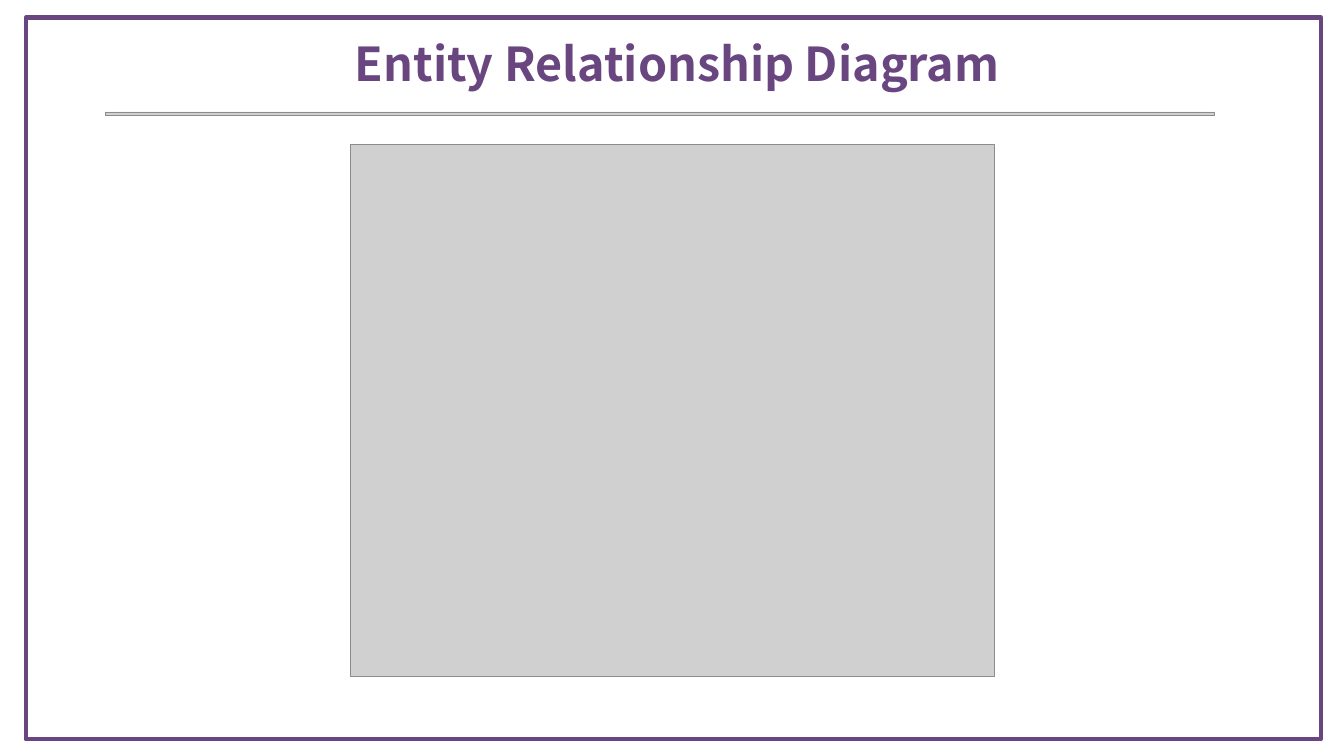
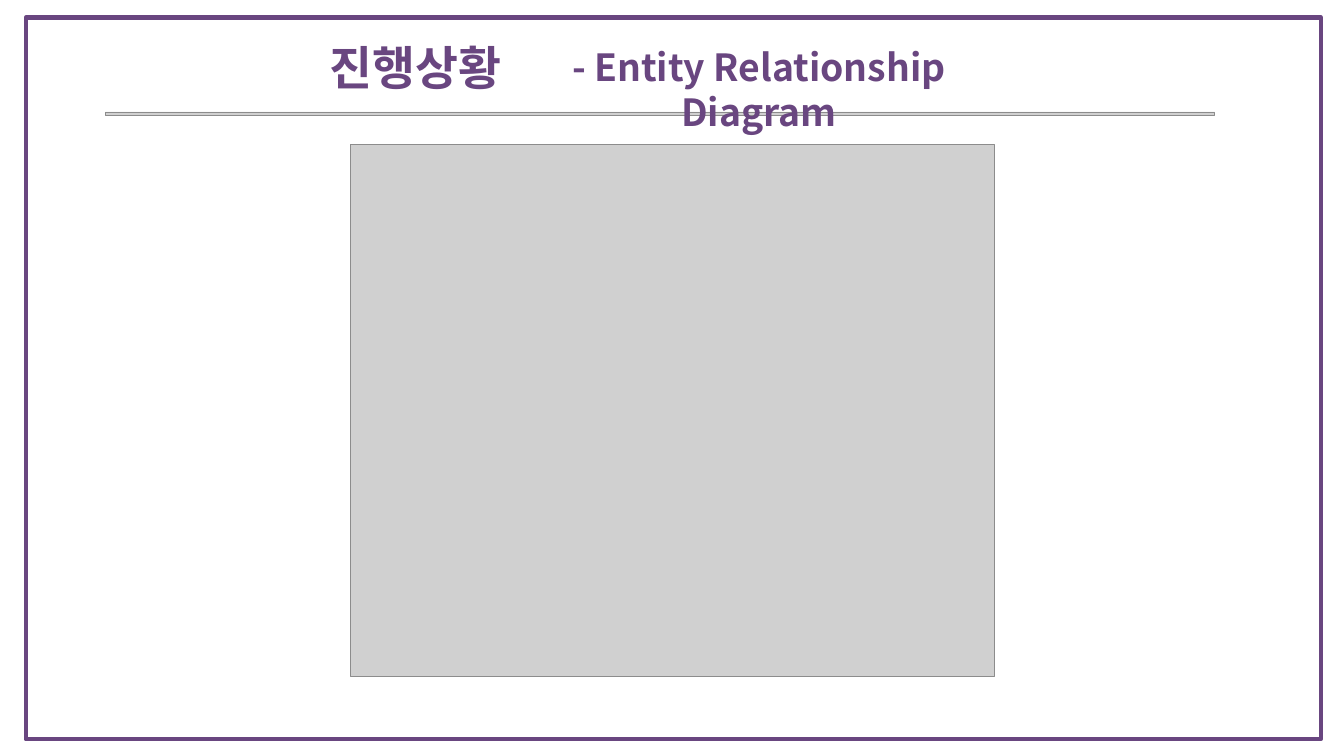
Before and after one commit to bitnarii/YMPM, a slide deck: slide 11 of 기획서/5조 Fit-back.pptx. Drawn at 1344x756 pixels with LibreOffice and Linux fonts; fonts in the diff are those of the drawing; grey boxes stand for pictures. Boxes give left, top, right and bottom in pixels: in the first picture for what was removed or moved away, otherwise in the second. Text is boxed around its words. In the diff, an @@ line names an element or a change of style, - is before the commit and + after.

Commit message:
기획서 피피티 진행상황 부분 수정(큰제목-소제목 Form)

```diff
--- a/기획서/5조 Fit-back.pptx
+++ b/기획서/5조 Fit-back.pptx
@@ text added at (x1=329, y1=45, x2=501, y2=89), 50 pt, text #694680, bold @@
+진행상황
@@ text at (x1=594, y1=51, x2=946, y2=135): text changed; size 50 to 40 pt @@
-Entity Relationship Diagram
+- Entity Relationship Diagram
```
Also in this commit, not shown: 3 other slides changed.
